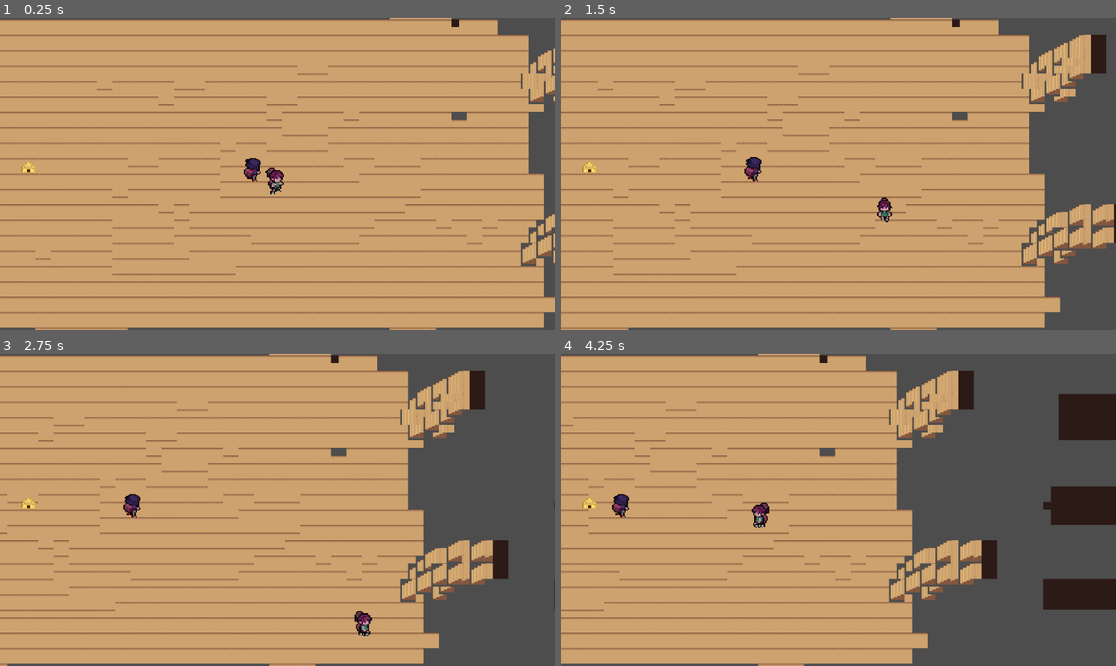
Above: before the commit, frames 1-4 (two rows, left to right).
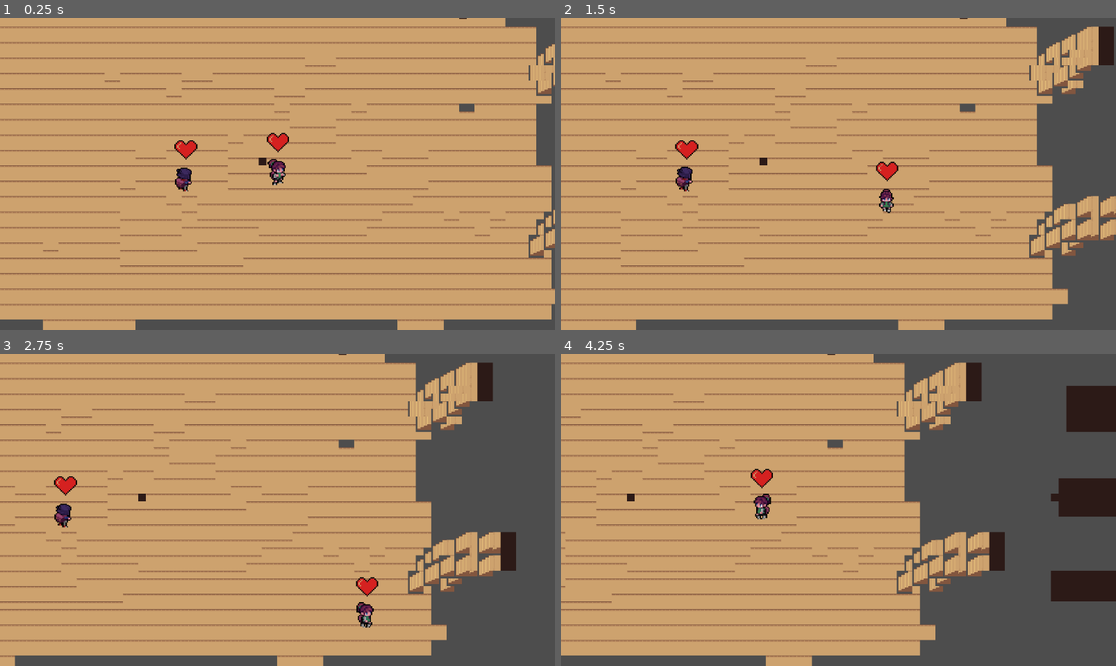
Above: after the commit, the same moments.

Repository: RenanRabelo1/AV3---Game
Game: Godot game, scene res://Cenas/fase_das_portas.tscn
The game is run twice, just before and just after one commit, with the same random seed, the same clock (stepped at 60 frames per second) and the same inputs. This scene is started directly instead of the project's main scene.
Inputs:
- Up to frame 1 (0.25 s): no input
- Up to frame 2 (1.5 s): hold D (direita) 0.53-1.28 s; hold S (baixo) from 1.28 s (still down)
- Up to frame 3 (2.75 s): release S (baixo) at 2.03 s; hold D (direita) from 2.03 s (still down)
- Up to frame 4 (4.25 s): release D (direita) at 2.78 s; hold W (cima) 2.78-3.53 s; hold A (esquerda) from 3.53 s (still down)

The runs differ from the first frame. In frame 1, 23% of the frame differs, in the area x 0-100%, y 0-100%; in frame 2, 23%; in frame 3, 21%; in frame 4, 20%.
Error after the commit: Cannot call method 'queue_free' on a null value. (res://Cenas/fase_das_portas.gd:68)

Commit message:
Sucesso no pull

Diff:
--- a/Cenas/fase_das_portas.gd
+++ b/Cenas/fase_das_portas.gd
@@ -1,5 +1,6 @@
 extends Node
-
+var jose = 6
+var carol = 6
 
 # Called when the node enters the scene tree for the first time.
 func _ready() -> void:
@@ -8,4 +9,71 @@
 
 # Called every frame. 'delta' is the elapsed time since the previous frame.
 func _process(delta: float) -> void:
-	pass
+	life_animated_carol()
+	life_animated_jose()
+	morrer()
+
+
+func life_animated_jose():
+	if jose == 6:
+		$Jose/AnimatedSprite2D2.play("6")
+	if jose == 5:
+		$Jose/AnimatedSprite2D2.play("5")
+	if jose == 4:
+		$Jose/AnimatedSprite2D2.play("4")
+	if jose == 3:
+		$Jose/AnimatedSprite2D2.play("3")
+	if jose == 2:
+		$Jose/AnimatedSprite2D2.play("2")
+	if jose == 1:
+		$Jose/AnimatedSprite2D2.play("1")
+
+func life_animated_carol():
+	if carol == 6:
+		$carol/AnimatedSprite2D2.play("6")
+	if carol == 5:
+		$carol/AnimatedSprite2D2.play("5")
+	if carol == 4:
+		$carol/AnimatedSprite2D2.play("4")
+	if carol == 3:
+		$carol/AnimatedSprite2D2.play("3")
+	if carol == 2:
+		$carol/AnimatedSprite2D2.play("2")
+	if carol == 1:
+		$carol/AnimatedSprite2D2.play("1")
+
+func _carol_die():
+	carol -= 1
+func _jose_die():
+	jose -= 1
+
+
+func _on_errada_body_entered(body: Node2D) -> void:
+	if body.name == "Jose":
+		_jose_die()
+		body.global_position.x -= 150
+		print("gol")
+	if body.name == "carol":
+		_carol_die()
+		body.global_position.x -= 150
+		print("gol")
+
+
+
+
+func morrer():
+	if carol == 0:
+		$carol.queue_free()
+	if jose == 0:
+		$Jose.queue_free()
+
+func _on_area_2d_body_entered(body: Node2D) -> void:
+	if body.name == "Jose":
+		jose = 0
+	if body.name == "carol":
+		carol = 0
+
+
+
+func _on_fim_body_entered(body: Node2D) -> void:
+	get_tree().change_scene_to_file("res://Cenas/labirinto_egipcio.tscn")
--- a/Cenas/fase_das_portas.tscn
+++ b/Cenas/fase_das_portas.tscn
@@ -1,10 +1,11 @@
-[gd_scene load_steps=8 format=4 uid="uid://b87qu7l3pj37e"]
+[gd_scene load_steps=25 format=4 uid="uid://b87qu7l3pj37e"]
 
 [ext_resource type="Script" uid="uid://b20lxkv2qnl0v" path="res://Cenas/fase_das_portas.gd" id="1_t2rxp"]
 [ext_resource type="Texture2D" uid="uid://c12l72fh8a3cj" path="res://Assets/Desert_Dungeon_Pack/Tileset_Dungeon.png" id="1_u0akp"]
 [ext_resource type="PackedScene" uid="uid://xkc1jhq8724f" path="res://Cenas/area_2d.tscn" id="2_cb082"]
 [ext_resource type="PackedScene" uid="uid://d3jkc0pqmw4x0" path="res://Cenas/jose.tscn" id="2_t2rxp"]
 [ext_resource type="PackedScene" uid="uid://di2y0wbeuqb53" path="res://Cenas/carol.tscn" id="3_cb082"]
+[ext_resource type="Texture2D" uid="uid://bettet0lmliyg" path="res://Assets Cle├│patra/Cen├írios/Assets para enfeites/vecteezy_pixel-game-life-bar-vector_14235511-removebg-preview.png" id="5_kno88"]
 
 [sub_resource type="TileSetAtlasSource" id="TileSetAtlasSource_kno88"]
 texture = ExtResource("1_u0akp")
@@ -131,22 +132,209 @@
 physics_layer_0/collision_layer = 4
 sources/0 = SubResource("TileSetAtlasSource_kno88")
 
+[sub_resource type="AtlasTexture" id="AtlasTexture_kno88"]
+atlas = ExtResource("5_kno88")
+region = Rect2(408, 204, 204, 204)
+
+[sub_resource type="AtlasTexture" id="AtlasTexture_lu7us"]
+atlas = ExtResource("5_kno88")
+region = Rect2(204, 204, 204, 204)
+
+[sub_resource type="AtlasTexture" id="AtlasTexture_eyl3w"]
+atlas = ExtResource("5_kno88")
+region = Rect2(0, 204, 204, 204)
+
+[sub_resource type="AtlasTexture" id="AtlasTexture_ykflc"]
+atlas = ExtResource("5_kno88")
+region = Rect2(408, 0, 204, 204)
+
+[sub_resource type="AtlasTexture" id="AtlasTexture_kxkpw"]
+atlas = ExtResource("5_kno88")
+region = Rect2(204, 0, 204, 204)
+
+[sub_resource type="AtlasTexture" id="AtlasTexture_gpu8x"]
+atlas = ExtResource("5_kno88")
+region = Rect2(0, 0, 204, 204)
+
+[sub_resource type="SpriteFrames" id="SpriteFrames_lu7us"]
+animations = [{
+"frames": [{
+"duration": 1.0,
+"texture": SubResource("AtlasTexture_kno88")
+}],
+"loop": true,
+"name": &"1",
+"speed": 5.0
+}, {
+"frames": [{
+"duration": 1.0,
+"texture": SubResource("AtlasTexture_lu7us")
+}],
+"loop": true,
+"name": &"2",
+"speed": 5.0
+}, {
+"frames": [{
+"duration": 1.0,
+"texture": SubResource("AtlasTexture_eyl3w")
+}],
+"loop": true,
+"name": &"3",
+"speed": 5.0
+}, {
+"frames": [{
+"duration": 1.0,
+"texture": SubResource("AtlasTexture_ykflc")
+}],
+"loop": true,
+"name": &"4",
+"speed": 5.0
+}, {
+"frames": [{
+"duration": 1.0,
+"texture": SubResource("AtlasTexture_kxkpw")
+}],
+"loop": true,
+"name": &"5",
+"speed": 5.0
+}, {
+"frames": [{
+"duration": 1.0,
+"texture": SubResource("AtlasTexture_gpu8x")
+}],
+"loop": true,
+"name": &"6",
+"speed": 5.0
+}]
+
+[sub_resource type="AtlasTexture" id="AtlasTexture_kkcg1"]
+atlas = ExtResource("5_kno88")
+region = Rect2(408, 204, 204, 204)
+
+[sub_resource type="AtlasTexture" id="AtlasTexture_s4ng7"]
+atlas = ExtResource("5_kno88")
+region = Rect2(204, 204, 204, 204)
+
+[sub_resource type="AtlasTexture" id="AtlasTexture_wthdh"]
+atlas = ExtResource("5_kno88")
+region = Rect2(0, 204, 204, 204)
+
+[sub_resource type="AtlasTexture" id="AtlasTexture_k7gdm"]
+atlas = ExtResource("5_kno88")
+region = Rect2(408, 0, 204, 204)
+
+[sub_resource type="AtlasTexture" id="AtlasTexture_hclq0"]
+atlas = ExtResource("5_kno88")
+region = Rect2(204, 0, 204, 204)
+
+[sub_resource type="AtlasTexture" id="AtlasTexture_3d8d0"]
+atlas = ExtResource("5_kno88")
+region = Rect2(0, 0, 204, 204)
+
+[sub_resource type="SpriteFrames" id="SpriteFrames_eyl3w"]
+animations = [{
+"frames": [{
+"duration": 1.0,
+"texture": SubResource("AtlasTexture_kkcg1")
+}],
+"loop": true,
+"name": &"1",
+"speed": 5.0
+}, {
+"frames": [{
+"duration": 1.0,
+"texture": SubResource("AtlasTexture_s4ng7")
+}],
+"loop": true,
+"name": &"2",
+"speed": 5.0
+}, {
+"frames": [{
+"duration": 1.0,
+"texture": SubResource("AtlasTexture_wthdh")
+}],
+"loop": true,
+"name": &"3",
+"speed": 5.0
+}, {
+"frames": [{
+"duration": 1.0,
+"texture": SubResource("AtlasTexture_k7gdm")
+}],
+"loop": true,
+"name": &"4",
+"speed": 5.0
+}, {
+"frames": [{
+"duration": 1.0,
+"texture": SubResource("AtlasTexture_hclq0")
+}],
+"loop": true,
+"name": &"5",
+"speed": 5.0
+}, {
+"frames": [{
+"duration": 1.0,
+"texture": SubResource("AtlasTexture_3d8d0")
+}],
+"loop": true,
+"name": &"6",
+"speed": 5.0
+}]
+
+[sub_resource type="SegmentShape2D" id="SegmentShape2D_lu7us"]
+b = Vector2(1, 62)
+
+[sub_resource type="SegmentShape2D" id="SegmentShape2D_kno88"]
+b = Vector2(1, 101)
+
 [node name="FaseDasPortas" type="Node"]
 script = ExtResource("1_t2rxp")
 
+[node name="Area2D" parent="." instance=ExtResource("2_cb082")]
+position = Vector2(-104, 117)
+
+[node name="Camera2D2" type="Camera2D" parent="Area2D"]
+position = Vector2(681, 203)
+
 [node name="TileMapLayer" type="TileMapLayer" parent="."]
-position = Vector2(2, -53)
+position = Vector2(579, 286)
 tile_map_data = PackedByteArray("AADj//z/AAACAAcAAADj//3/AAACAAYAAADk//z/AAADAAcAAADk//3/AAADAAYAAADl//z/AAACAAcAAADl// …(52160 unchanged characters)…
 tile_set = SubResource("TileSet_lu7us")
 
 [node name="carol" parent="." instance=ExtResource("3_cb082")]
-position = Vector2(-172, -226)
+position = Vector2(405, 113)
+
+[node name="AnimatedSprite2D2" type="AnimatedSprite2D" parent="carol"]
+position = Vector2(196, 137)
+scale = Vector2(0.27205884, 0.26960784)
+sprite_frames = SubResource("SpriteFrames_lu7us")
+animation = &"6"
 
 [node name="Jose" parent="." instance=ExtResource("2_t2rxp")]
-position = Vector2(-430, -293)
-
-[node name="Area2D" parent="." instance=ExtResource("2_cb082")]
-position = Vector2(-663, -229)
-
-[node name="Camera2D" type="Camera2D" parent="Area2D"]
-position = Vector2(679, 193)
+position = Vector2(-24, 82)
+
+[node name="AnimatedSprite2D2" type="AnimatedSprite2D" parent="Jose"]
+position = Vector2(434.00006, 183.00009)
+scale = Vector2(0.28186268, 0.26715687)
+sprite_frames = SubResource("SpriteFrames_eyl3w")
+animation = &"6"
+
+[node name="fim" type="Area2D" parent="."]
+position = Vector2(579, 286)
+
+[node name="CollisionShape2D" type="CollisionShape2D" parent="fim"]
+position = Vector2(889, -32)
+shape = SubResource("SegmentShape2D_lu7us")
+
+[node name="errada" type="Area2D" parent="."]
+position = Vector2(602, 282)
+
+[node name="CollisionShape2D" type="CollisionShape2D" parent="errada"]
+position = Vector2(682, -52)
+shape = SubResource("SegmentShape2D_kno88")
+
+[connection signal="body_entered" from="Area2D" to="." method="_on_area_2d_body_entered"]
+[connection signal="body_entered" from="fim" to="." method="_on_fim_body_entered"]
+[connection signal="body_shape_entered" from="fim" to="." method="_on_fim_body_shape_entered"]
+[connection signal="body_entered" from="errada" to="." method="_on_errada_body_entered"]
Not shown: 1 places in hud_tempo.tscn that only renumber resources
